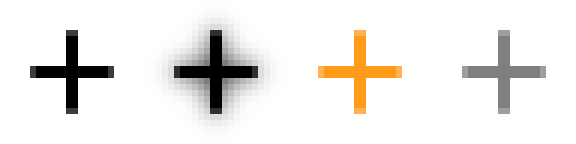
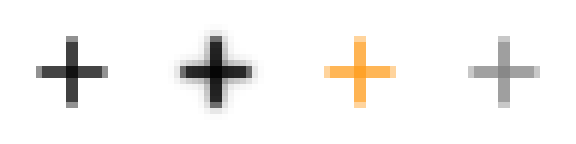
Comparing the layer stacks of the two 576px x 144px images. Changes:
painted on "#0", masked it over box(30, 30, 114, 114)
painted on "#1", masked it over box(150, 6, 282, 138)
painted on "#2", masked it over box(318, 30, 402, 114)
painted on "#3", masked it over box(462, 30, 546, 114)
